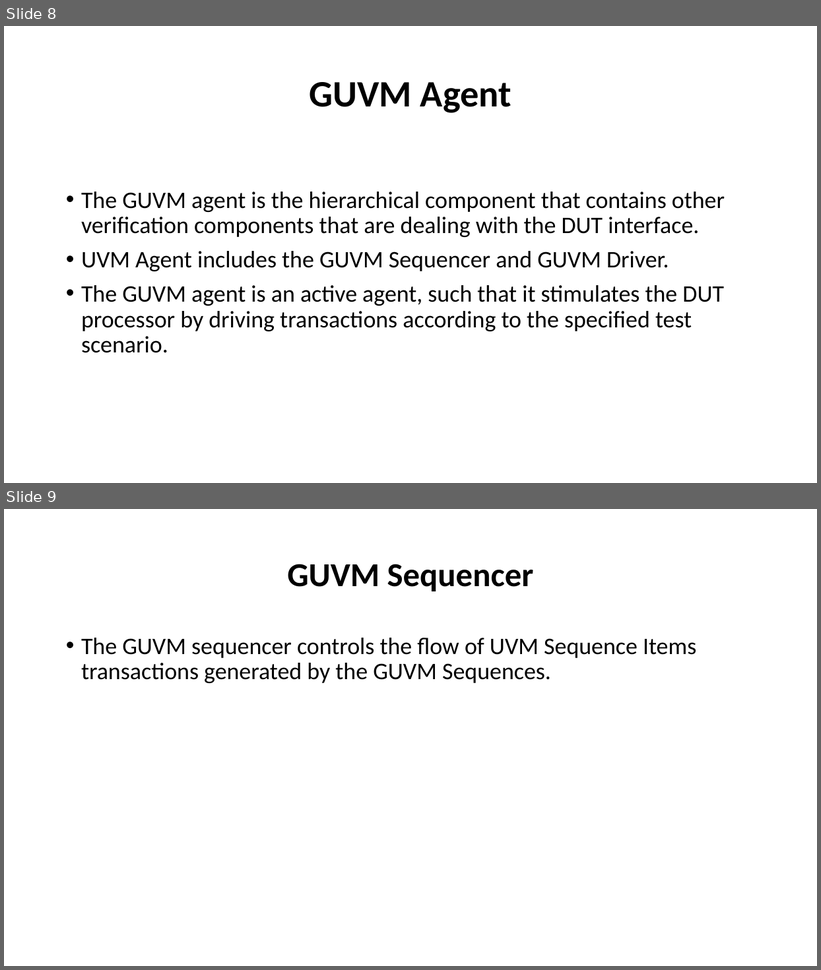
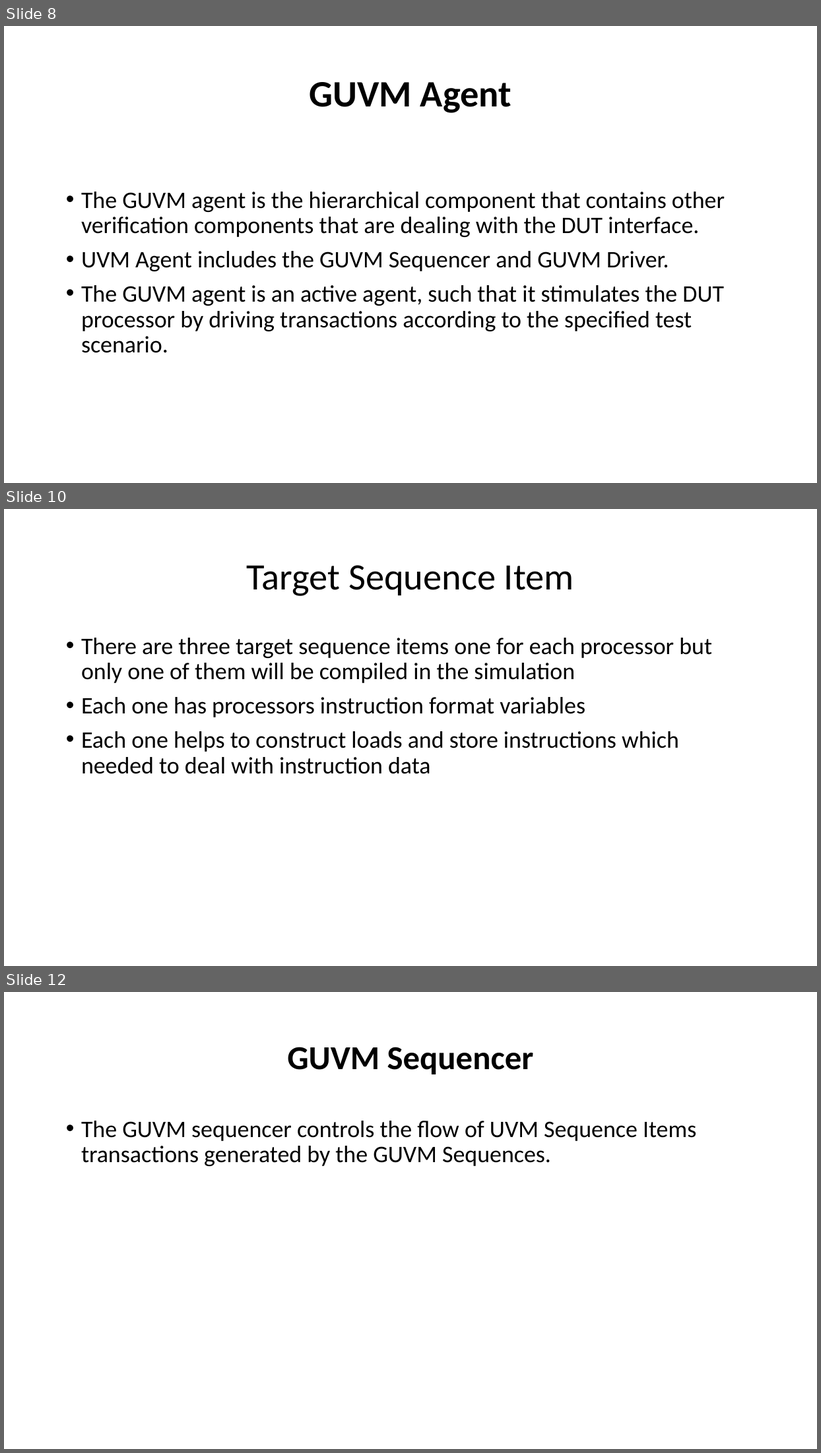
Before and after one commit to cufeolm/codeGP, a slide deck: Block Diagram_edited.pptx. Shown one above the other, each under a label of ours: slides 8 and 9 before the commit, slides 8, 10 and 12 after it; the slides between them are not shown. The pictures are 821x970 and 821x1453 pixels, drawn with LibreOffice and Linux fonts; fonts in the diff are those of the drawing. Boxes give left, top, right and bottom in pixels: in the first picture for what was removed or moved away, otherwise in the second. Text is boxed around its words. In the diff, an @@ line names an element or a change of style, - is before the commit and + after.

```diff
--- a/Block Diagram_edited.pptx
+++ b/Block Diagram_edited.pptx
@@ slide 10 added at bbox=[4, 509, 817, 966], background #FFFFFF @@
@@ title added at bbox=[247, 565, 574, 596], 44 pt, text #000000 @@
+Target Sequence Item
@@ text added at bbox=[81, 638, 712, 774], 28 pt, text #000000 @@
+• There are three target sequence items one for each processor but only one of them will be compiled in the simulation
+• Each one has processors instruction format variables
+• Each one helps to construct loads and store instructions which needed to deal with instruction data
@@ what was slide 9 is now slide 12 @@
```
Also in this commit, not shown: 2 slides changed, 4 other slides added.
